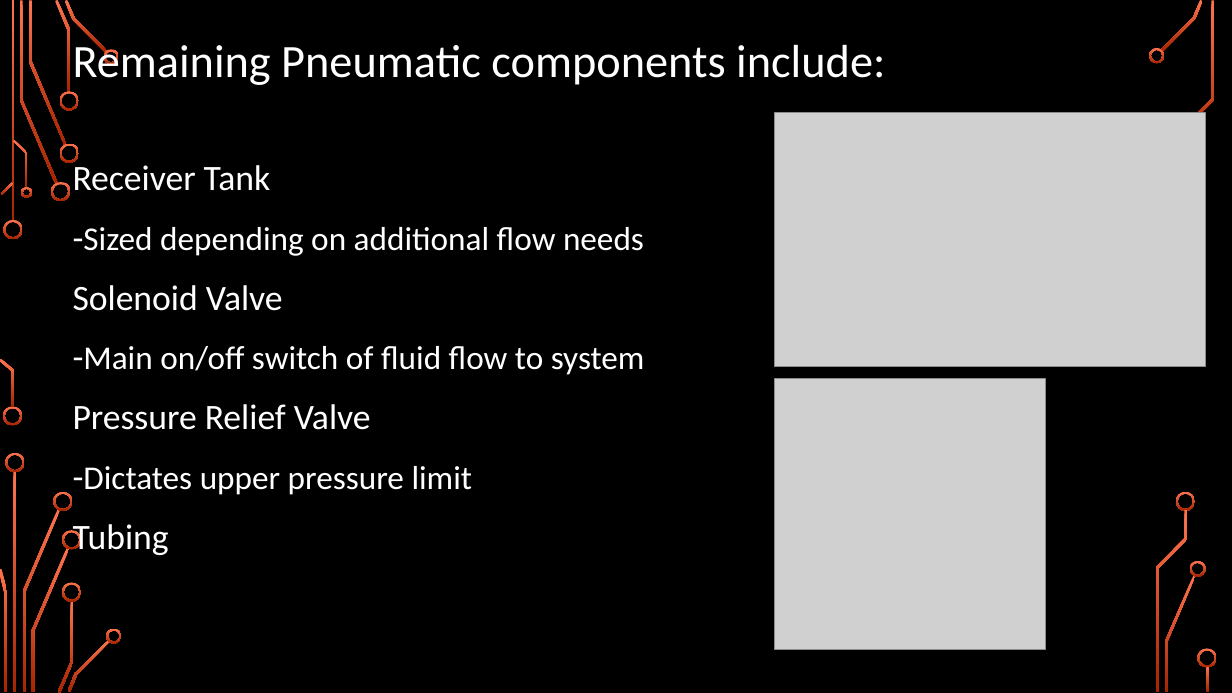
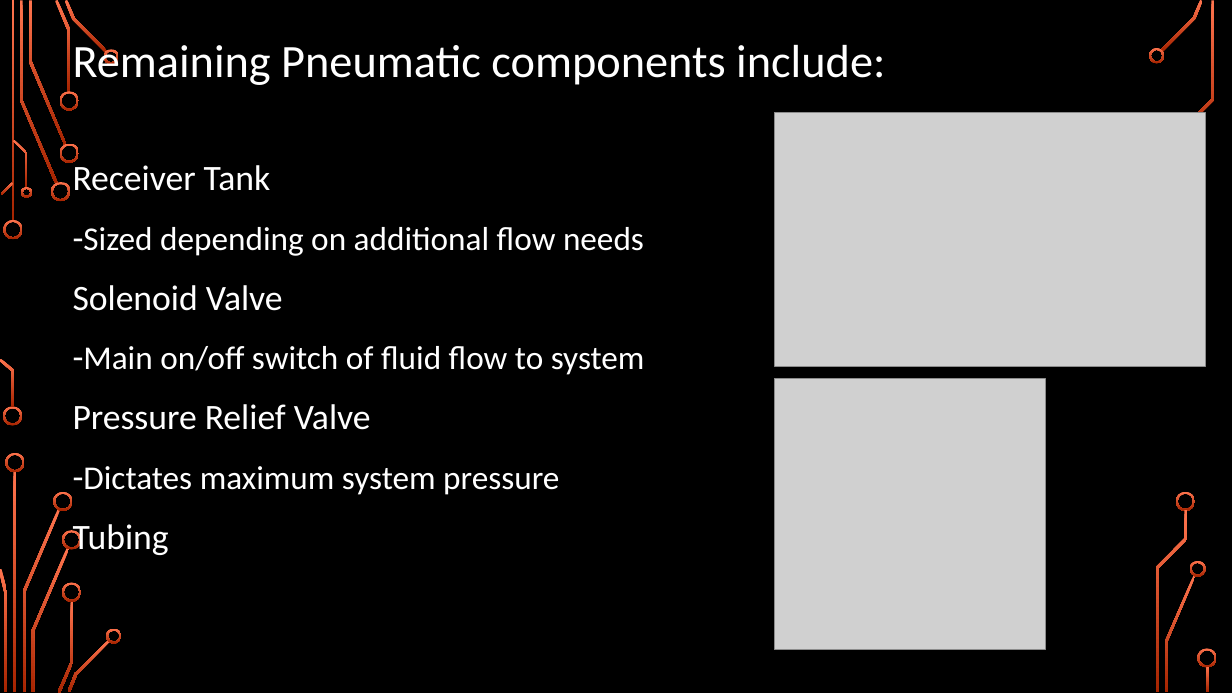
Before and after one commit to Logiant/AgileRoboticControls, a slide deck: slide 34 of Documentation/Presentation/Design Presentation/Design Presentation.pptx (slide 33 before the commit). Drawn at 1232x693 pixels with LibreOffice and Linux fonts; fonts in the diff are those of the drawing; grey boxes stand for pictures; background and template pictures are left out. Boxes give left, top, right and bottom in pixels: in the first picture for what was removed or moved away, otherwise in the second. Text is boxed around its words. In the diff, an @@ line names an element or a change of style, - is before the commit and + after.

```diff
--- a/Documentation/Presentation/Design Presentation/Design Presentation.pptx
+++ b/Documentation/Presentation/Design Presentation/Design Presentation.pptx
@@ text at [83, 466, 559, 495]: text changed @@
--Dictates upper pressure limit
+-Dictates maximum system pressure
```
Also in this commit, not shown: 6 other slides changed.
